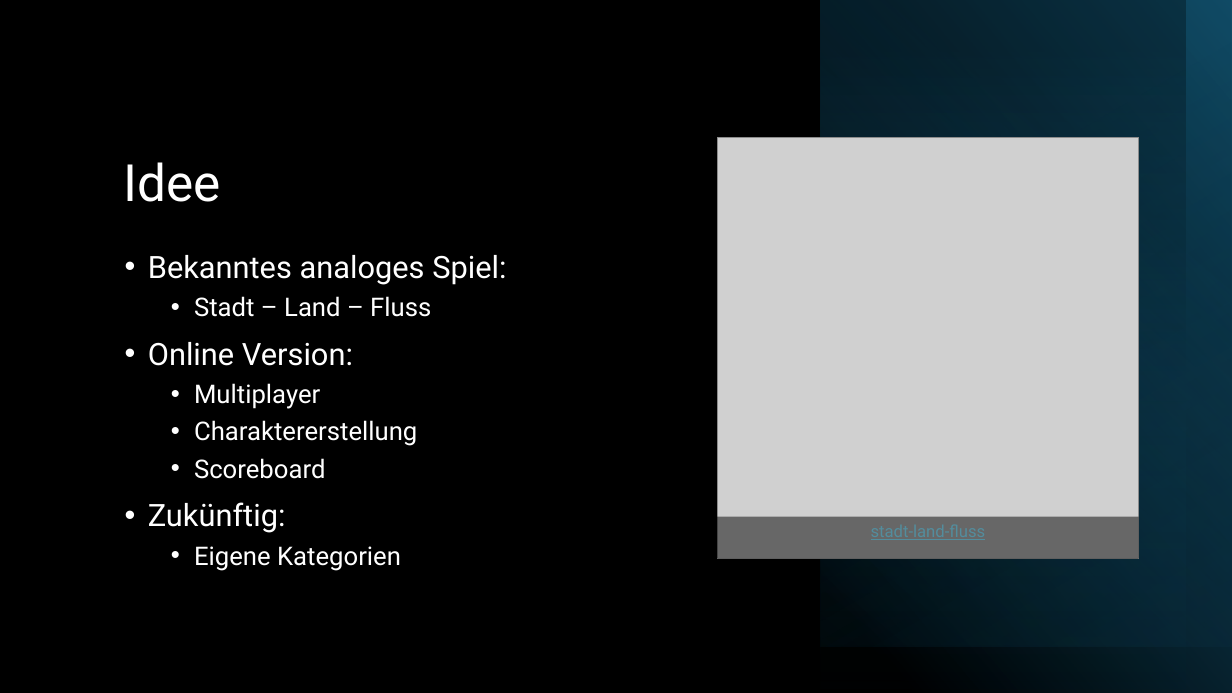
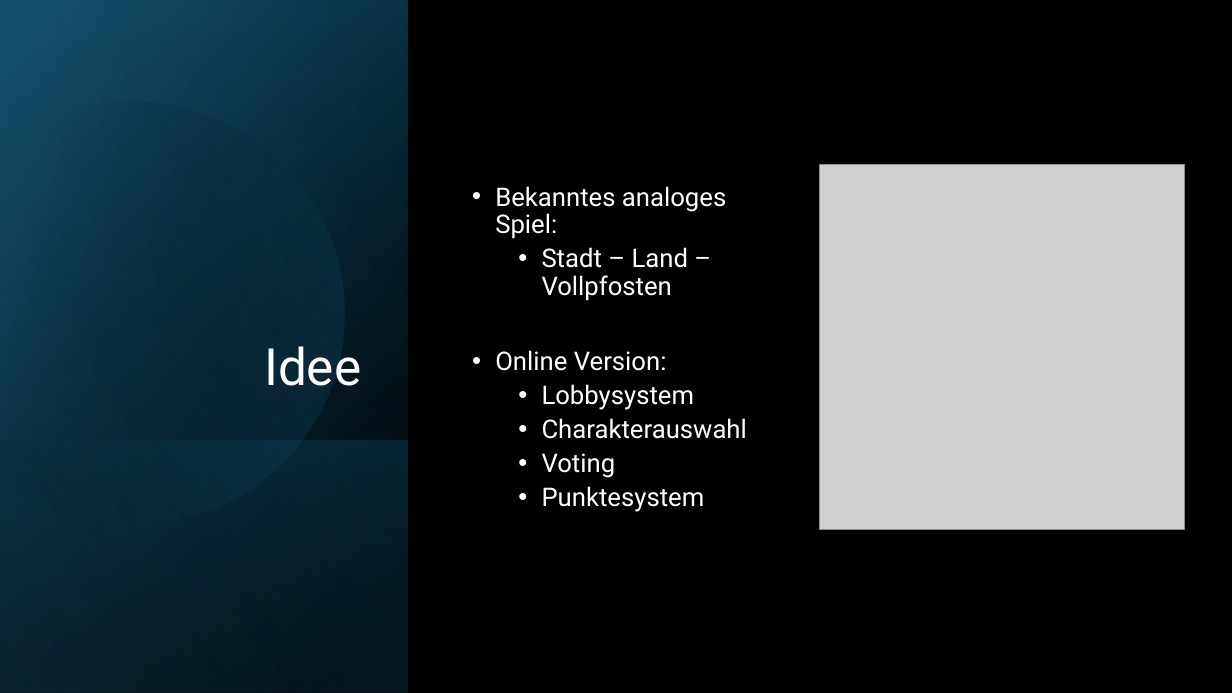
Before and after one commit to pfarrhoferphilip/Stadt-Land-Vollpfosten-Online, a slide deck: slide 4 of Dokumentation/Präsentation_abschluss.pptx. Drawn at 1232x693 pixels with LibreOffice and Linux fonts; fonts in the diff are those of the drawing; grey boxes stand for pictures. Boxes give left, top, right and bottom in pixels: in the first picture for what was removed or moved away, otherwise in the second. Text is boxed around its words. In the diff, an @@ line names an element or a change of style, - is before the commit and + after.

```diff
--- a/Dokumentation/Präsentation_abschluss.pptx
+++ b/Dokumentation/Präsentation_abschluss.pptx
@@ rectangle added at (0,0,409,693), fill gradient #000000 to #104862 @@
@@ rectangle added at (0,1,409,693), fill gradient #000000 to #156082 @@
@@ rectangle added at (0,0,409,692), fill gradient #000000 to #46B1E1 @@
@@ rectangle removed at (821,0,1232,693) @@
@@ rectangle removed at (821,0,1232,647) @@
@@ rectangle removed at (821,0,1232,647) @@
@@ rectangle removed at (821,0,1186,693) @@
@@ freeform shape added at (0,52,395,567), fill gradient #000000 to #156082 @@
@@ text "Idee": place and size @@
-text "Idee" at (124,162,221,202)
+text "Idee" at (264,346,361,386)
@@ text "Idee" at (264,346,361,386): alignment left to right; more space between paragraphs @@
@@ text "Bekanntes analoges Spiel:": place and size @@
-text "Bekanntes analoges Spiel:" at (148,255,506,571)
+text "Bekanntes analoges Spiel:" at (495,186,747,512)
@@ text "Bekanntes analoges Spiel:" at (495,186,747,512): vertical alignment top to middle @@
@@ picture: place and size @@
-picture at (717,138,1139,559)
+picture at (820,165,1185,530)
@@ text at (495,186,726,371): size 24 to 20 pt in "Bekanntes analoges Spiel:", "Online Version:"; line spacing 1 to 0.9 @@
@@ text at (542,247,688,301): text changed @@
-  • Stadt – Land – Fluss
+  • Stadt – Land – Vollpfosten
@@ text at (542,384,747,512): text changed @@
-  • Multiplayer
-  • Charaktererstellung
-  • Scoreboard
-• Zukünftig:
-  • Eigene Kategorien
+  • Lobbysystem
+  • Charakterauswahl
+  • Voting
+  • Punktesystem
@@ rectangle added at (0,440,409,693), fill gradient #156082 to #000000 @@
@@ rectangle removed at (717,517,1139,559) @@
```
Also in this commit, not shown: 4 other slides changed, 2 other files.
